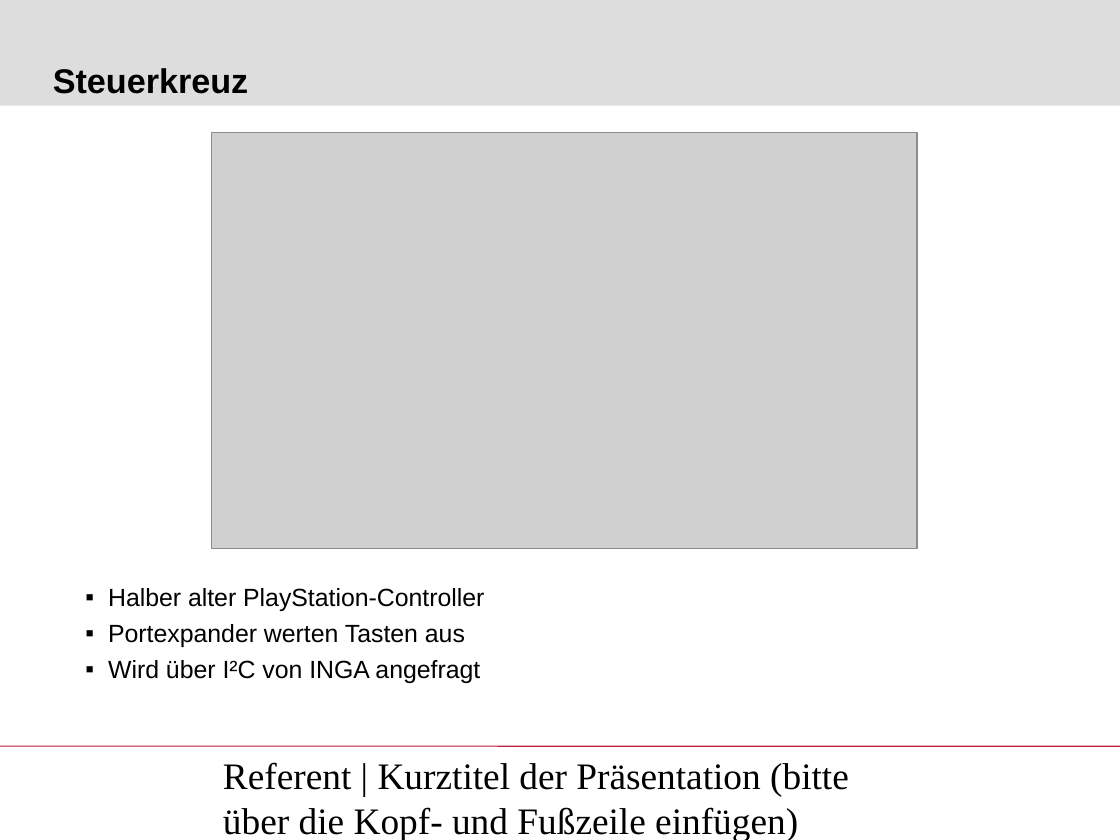
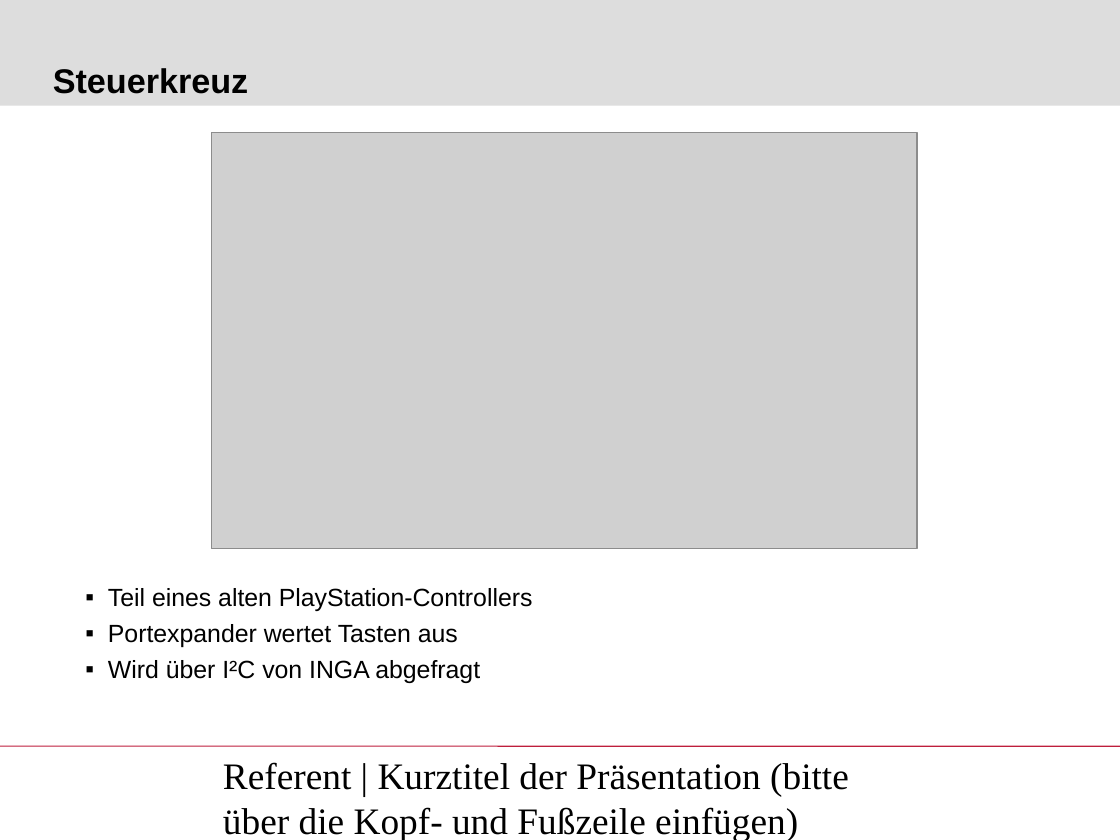
Before and after one commit to awillecke/inga-ps-control, a slide deck: slide 6 of Zwischenpraesentation/abschlusspraesi.ppt. Drawn at 1120x840 pixels with LibreOffice and Linux fonts; fonts in the diff are those of the drawing; grey boxes stand for pictures; background and template pictures are left out. Boxes give left, top, right and bottom in pixels: in the first picture for what was removed or moved away, otherwise in the second. Text is boxed around its words. In the diff, an @@ line names an element or a change of style, - is before the commit and + after.

```diff
--- a/Zwischenpraesentation/abschlusspraesi.ppt
+++ b/Zwischenpraesentation/abschlusspraesi.ppt
@@ text at [108, 588, 533, 683]: text changed @@
-  ▪ Halber alter PlayStation-Controller
-  ▪ Portexpander werten Tasten aus
-  ▪ Wird über I²C von INGA angefragt
+  ▪ Teil eines alten PlayStation-Controllers
+  ▪ Portexpander wertet Tasten aus
+  ▪ Wird über I²C von INGA abgefragt
```
Also in this commit, not shown: 4 other slides changed, 37 other files.
